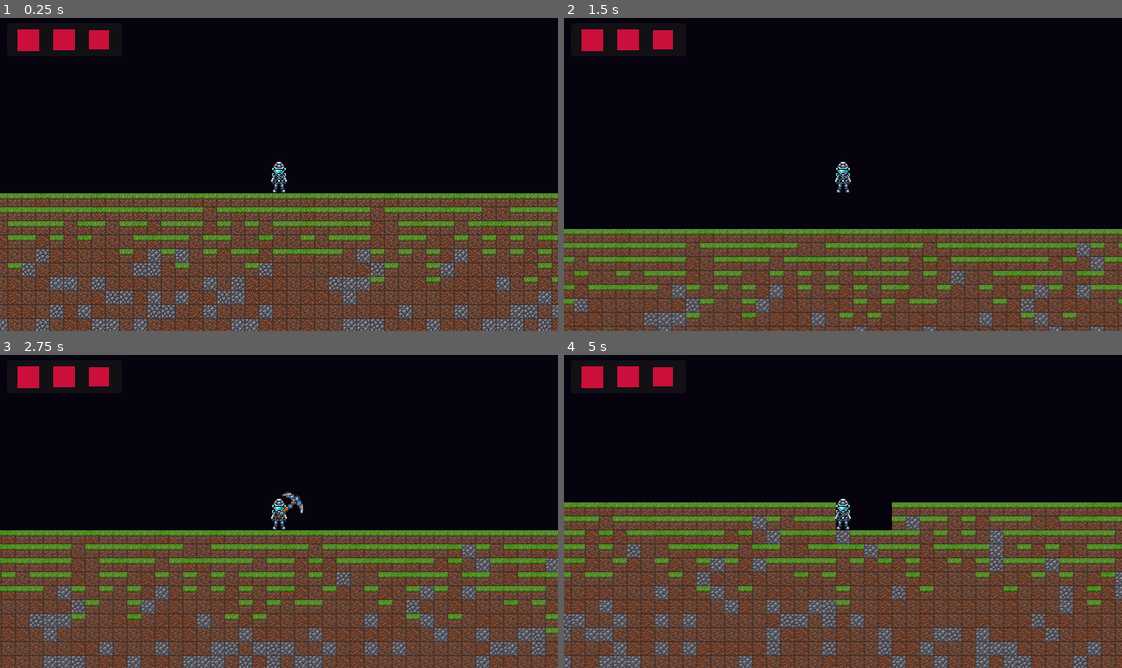
Above: before the commit, frames 1-4 (two rows, left to right).
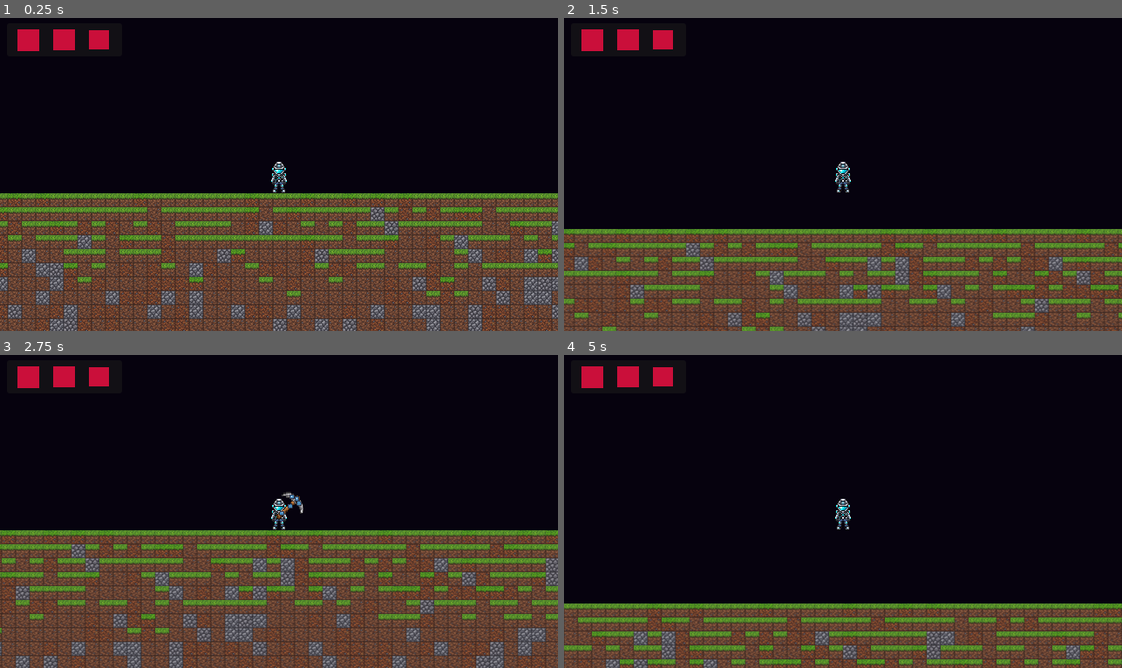
Above: after the commit, the same moments.

Repository: Qwerty9964/Core-Corp
Game: Godot game, scene res://main.tscn
Two runs of this game, one before a commit and one after it. Both use one fixed random seed, a clock stepped at 60 frames per second and the inputs below. The engine's default icon, where the game draws it, is replaced by a stand-in: a white triangle on a blue panel in a dark square.
Inputs (mouse positions are in pixels of both pictures, inside the frame that each line leads up to):
- Up to frame 1 (0.25 s): no input
- Up to frame 2 (1.5 s): tap Enter at 0.5 s; move the mouse to (965, 158) at 0.52 s; hold D (move_right) from 0.53 s (still down); tap C (dash) at 0.6 s; click (965, 158) at 0.67 s; tap Space (jump) at 0.77 s; move the mouse to (731, 190) at 1.27 s; click (731, 190) at 1.35 s
- Up to frame 3 (2.75 s): tap Space (jump) at 1.52 s; move the mouse to (334, 442) at 2.02 s; release D (move_right) at 2.03 s; hold A (move_left) from 2.03 s (still down); hold W (mine_toggle) from 2.03 s (still down)
- Up to frame 4 (5 s): move the mouse to (815, 574) at 2.77 s; release A (move_left) at 2.78 s; release W (mine_toggle) at 2.78 s; hold D (move_right) 2.78-4.28 s; tap R (surface) at 2.85 s; click (815, 574) at 2.92 s; tap Space (jump) at 3.02, 3.77, 4.52 s; move the mouse to (1010, 558) at 3.52 s; tap Alt at 3.6 s; move the mouse to (675, 464) at 4.27 s; hold A (move_left) from 4.28 s (still down); tap Shift at 4.35 s

The runs differ from the first frame. In frame 1, 18% of the frame differs, in the area x 0-100%, y 55-100%; in frame 2, 11%; in frame 3, 16%; in frame 4, 46%, in the area x 0-100%, y 47-100%.

Commit message:
enemy system finish with gameover screen

Diff:
--- a/character.gd
+++ b/character.gd
@@ -12,8 +12,10 @@
 var dash_timer = 15
 var dash_cooldown=0
 var lives = 3
+signal lives_signal
 
 func _physics_process(delta: float) -> void:
+	lives_signal.emit(lives)
 
 	if not is_on_floor():
 		velocity += get_gravity() * delta
--- a/character.tscn
+++ b/character.tscn
@@ -24,11 +24,6 @@
 scale = Vector2(0.088727675, -0.05775672)
 texture = ExtResource("3_wa5vi")
 
-[node name="Futuristicchracter" type="Sprite2D" parent="." unique_id=792694147]
-position = Vector2(0, 2.857143)
-scale = Vector2(1e-05, 1e-05)
-texture = ExtResource("3_wfnr8")
-
 [node name="Futuristicchracter2" type="Sprite2D" parent="." unique_id=373571033]
 position = Vector2(1.4210855e-14, 2.857143)
 scale = Vector2(0.02, 0.02)
--- a/enemy.gd
+++ b/enemy.gd
@@ -4,6 +4,7 @@
 var terrain
 var active = false
 const SPEED := 100
+var abouttoexplode=false
 
 # Called when the node enters the scene tree for the first time.
 func _ready() -> void:
@@ -12,10 +13,13 @@
 
 # Called every frame. 'delta' is the elapsed time since the previous frame.
 func _process(delta: float) -> void:
+	if abouttoexplode==true and $enemyexplodeparticles/GPUParticles2D.emitting == false:
+		explode_end()
 	var distance = global_position.distance_to(player.global_position)
 	if distance<100:
 		active=true
 	if active:
+		rotation+=1
 		destroy_tiles()
 		if distance > 350:
 			active=false
@@ -37,13 +41,28 @@
 	terrain.erase_cell(Vector2i(x-1,y))
 	terrain.erase_cell(Vector2i(x-1,y+1))
 	terrain.erase_cell(Vector2i(x,y+1))
+	terrain.erase_cell(Vector2i(x,y-1))
 
-func explode() -> void:
+func explode_start() -> void:
 	player.lives-=1
+	$enemyexplodeparticles/GPUParticles2D.emitting = true
+
+	abouttoexplode=true
+	$sprite.visible = false
+
+func explode_end() -> void:
+	var local_pos=terrain.to_local(global_position)
+	var tile_cords=terrain.local_to_map(local_pos)
+
+	var x = tile_cords.x
+	var y = tile_cords.y
+
+	for i in range(x-2, x+2):
+		for j in range(y-2,y+2):
+			terrain.erase_cell(Vector2i(i,j))
 
 	queue_free()
 
-
 func _on_detectionarea_body_entered(body: Node2D) -> void:
 	if body==player:
-		explode()
+		explode_start()
--- a/enemy.tscn
+++ b/enemy.tscn
@@ -2,6 +2,7 @@
 
 [ext_resource type="Script" uid="uid://dqjt5qmqtrqad" path="res://enemy.gd" id="1_4gyqm"]
 [ext_resource type="Texture2D" uid="uid://gi0nkq0yklp7" path="res://spikeball1.png" id="1_7k104"]
+[ext_resource type="PackedScene" uid="uid://dxq0svegriah5" path="res://enemyexplodeparticles.tscn" id="3_qi2p4"]
 
 [sub_resource type="CircleShape2D" id="CircleShape2D_bdbf6"]
 radius = 14.0
@@ -24,4 +25,6 @@
 [node name="CollisionShape2D" type="CollisionShape2D" parent="." unique_id=88831164]
 shape = SubResource("RectangleShape2D_bdbf6")
 
+[node name="enemyexplodeparticles" parent="." unique_id=2129570871 instance=ExtResource("3_qi2p4")]
+
 [connection signal="body_entered" from="detectionarea" to="." method="_on_detectionarea_body_entered"]
--- a/enemyexplodeparticles.tscn
+++ b/enemyexplodeparticles.tscn
@@ -3,14 +3,16 @@
 [sub_resource type="ParticleProcessMaterial" id="ParticleProcessMaterial_bdbf6"]
 particle_flag_disable_z = true
 spread = 180.0
-initial_velocity_min = 147.37
-initial_velocity_max = 147.37
+initial_velocity_min = 315.78998
+initial_velocity_max = 315.78998
 gravity = Vector3(0, 98, 0)
 color = Color(0.21960784, 1, 1, 1)
 
 [node name="enemyexplodeparticles" type="Node2D" unique_id=2129570871]
 
 [node name="GPUParticles2D" type="GPUParticles2D" parent="." unique_id=1221478999]
-amount = 100
-lifetime = 0.44
+emitting = false
+amount = 70
+lifetime = 0.24000000000000002
+one_shot = true
 process_material = SubResource("ParticleProcessMaterial_bdbf6")
--- /dev/null
+++ b/gameover.gd
@@ -0,0 +1,17 @@
+extends Node2D
+
+const MAIN_SCENE = preload("res://main.tscn")
+
+# Called when the node enters the scene tree for the first time.
+func _ready() -> void:
+	pass # Replace with function body.
+
+
+# Called every frame. 'delta' is the elapsed time since the previous frame.
+func _process(delta: float) -> void:
+	pass
+
+
+func _on_button_button_down() -> void:
+	print("main_scene")
+	get_tree().change_scene_to_file("res://main.tscn")
--- /dev/null
+++ b/gameover.tscn
@@ -0,0 +1,21 @@
+[gd_scene format=3 uid="uid://1fs2hy0ml5m8"]
+
+[ext_resource type="Script" uid="uid://c141v5ptk7e2d" path="res://gameover.gd" id="1_4nh4k"]
+
+[node name="gameover" type="Node2D" unique_id=1306269893]
+script = ExtResource("1_4nh4k")
+
+[node name="CanvasLayer" type="CanvasLayer" parent="." unique_id=1395696018]
+
+[node name="Panel" type="Panel" parent="CanvasLayer" unique_id=51390534]
+offset_right = 655.0
+offset_bottom = 372.0
+
+[node name="Button" type="Button" parent="CanvasLayer" unique_id=704385597]
+offset_left = 292.0
+offset_top = 160.0
+offset_right = 367.0
+offset_bottom = 191.0
+text = "RESTART"
+
+[connection signal="button_down" from="CanvasLayer/Button" to="." method="_on_button_button_down"]
--- a/main.gd
+++ b/main.gd
@@ -13,7 +13,7 @@
 const STONE = Vector2i(0,1)
 const CRYSTAL = Vector2i(1,1)
 
-
+const GAMEOVER_SCREEN = preload("res://gameover.tscn")
 
 var cave_noise := FastNoiseLite.new()
 var crystal_noise := FastNoiseLite.new()
@@ -44,6 +44,7 @@
 # Called every frame. 'delta' is the elapsed time since the previous frame.
 func _process(delta: float) -> void:
 	pickaxe.visible = false
+	$ui/Panel.lives = $character.lives
 
 	if Input.is_action_just_pressed("surface"):
 		_on_ui_surface()
@@ -124,7 +125,7 @@
 
 func generate_world() -> void:
 	for x in range(600):
-		for y in range(150):
+		for y in range(400):
 			var id
 			var cell
 			var randomn := randf()
@@ -183,7 +184,6 @@
 				)
 
 func spawn_enemy(tile_cords) -> void:
-	print("hi")
 	var local_cords = terrain.map_to_local(tile_cords)
 	var global_cords = terrain.to_global(local_cords)
 	print(global_cords)
@@ -194,3 +194,8 @@
 	enemy.terrain=$terrain
 
 	self.add_child(enemy)
+
+
+func _on_character_lives_signal(char_lives) -> void:
+	if char_lives==0:
+		get_tree().change_scene_to_packed(GAMEOVER_SCREEN)
--- a/main.tscn
+++ b/main.tscn
@@ -47,7 +47,7 @@
 offset_left = -3211.0
 offset_top = -1177.0
 offset_right = 10646.0
-offset_bottom = 3213.0
+offset_bottom = 13414.0
 color = Color(0.023784133, 0.0077189947, 0.056040138, 1)
 
 [node name="terrain" type="TileMapLayer" parent="." unique_id=840139142]
@@ -70,4 +70,6 @@
 
 [node name="ui" parent="." unique_id=181108479 instance=ExtResource("7_272bh")]
 
+[connection signal="lives_signal" from="character" to="." method="_on_character_lives_signal"]
+[connection signal="lives_signal" from="character" to="ui" method="_on_character_lives_signal"]
 [connection signal="surface" from="ui" to="." method="_on_ui_surface"]
--- /dev/null
+++ b/panel.gd
@@ -0,0 +1,11 @@
+extends Panel
+var lives
+
+# Called when the node enters the scene tree for the first time.
+func _ready() -> void:
+	pass # Replace with function body.
+
+
+# Called every frame. 'delta' is the elapsed time since the previous frame.
+func _process(delta: float) -> void:
+	pass
--- a/ui.gd
+++ b/ui.gd
@@ -1,6 +1,12 @@
 extends CanvasLayer
 
 signal surface
+var lives=3
+
+@onready var heart1=$Panel/heart
+@onready var heart2=$Panel/heart2
+@onready var heart3=$Panel/heart3
+
 
 # Called when the node enters the scene tree for the first time.
 func _ready() -> void:
@@ -9,8 +15,35 @@
 
 # Called every frame. 'delta' is the elapsed time since the previous frame.
 func _process(delta: float) -> void:
-	pass
+	$Panel.lives=lives
+
+	if lives==3:
+		print(3)
+		heart1.visible=true
+		heart2.visible=true
+		heart3.visible=true
+
+	elif lives==2:
+		print(2)
+		heart1.visible=true
+		heart2.visible=true
+		heart3.visible=false
+
+	elif lives==1:
+		heart1.visible=true
+		heart2.visible=false
+		heart3.visible=false
+
+	elif lives==0:
+		heart1.visible=false
+		heart2.visible=false
+		heart3.visible=false
+
 
 
 func _on_button_button_down() -> void:
 	surface.emit()
+
+
+func _on_character_lives_signal(char_lives) -> void:
+	lives=char_lives
--- a/ui.tscn
+++ b/ui.tscn
@@ -1,6 +1,7 @@
 [gd_scene format=3 uid="uid://j88xef6qjp6l"]
 
 [ext_resource type="Script" uid="uid://b0v5xt1vjfkxb" path="res://ui.gd" id="1_fyqef"]
+[ext_resource type="Script" uid="uid://0tjvw875qj5u" path="res://panel.gd" id="2_m6e0p"]
 
 [node name="ui" type="CanvasLayer" unique_id=181108479]
 script = ExtResource("1_fyqef")
@@ -18,8 +19,9 @@
 offset_top = 7.0
 offset_right = 140.0
 offset_bottom = 45.0
+script = ExtResource("2_m6e0p")
 
-[node name="ColorRect" type="ColorRect" parent="Panel" unique_id=757163277]
+[node name="heart" type="ColorRect" parent="Panel" unique_id=757163277]
 layout_mode = 0
 offset_left = 12.0
 offset_top = 7.0
@@ -27,7 +29,7 @@
 offset_bottom = 32.0
 color = Color(0.79043555, 0.059845775, 0.22730091, 1)
 
-[node name="ColorRect2" type="ColorRect" parent="Panel" unique_id=1440252411]
+[node name="heart2" type="ColorRect" parent="Panel" unique_id=1440252411]
 layout_mode = 0
 offset_left = 53.0
 offset_top = 7.0
@@ -35,7 +37,7 @@
 offset_bottom = 31.0
 color = Color(0.7921569, 0.05882353, 0.22745098, 1)
 
-[node name="ColorRect3" type="ColorRect" parent="Panel" unique_id=183220720]
+[node name="heart3" type="ColorRect" parent="Panel" unique_id=183220720]
 layout_mode = 0
 offset_left = 94.0
 offset_top = 8.0
Not shown, added: gameover.gd.uid
Not shown, added: panel.gd.uid
